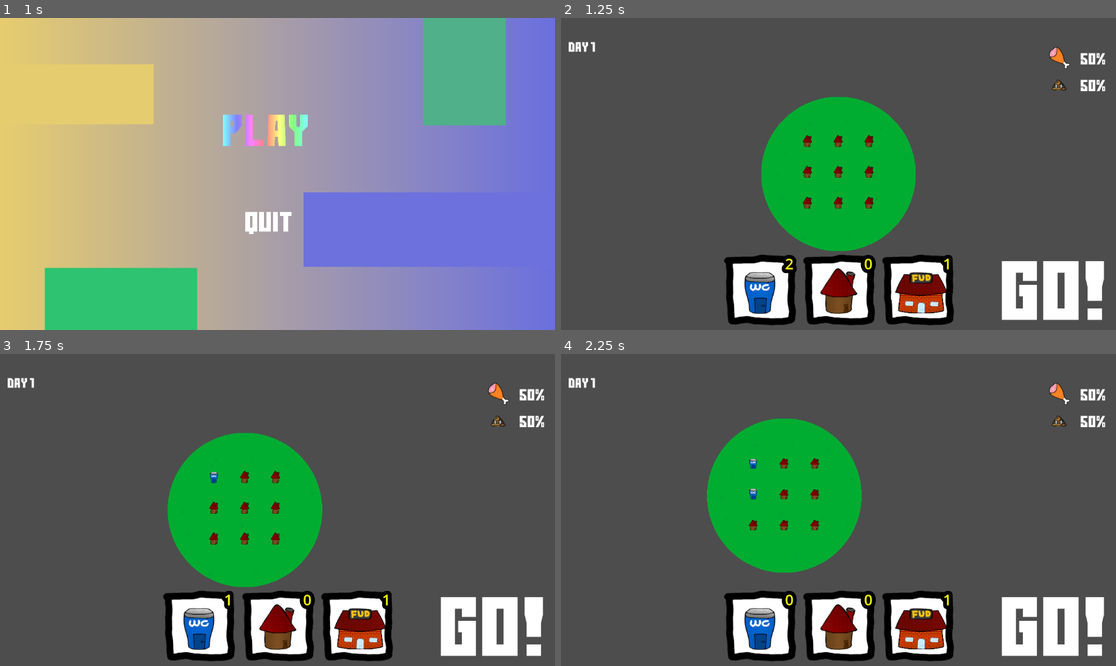
Above: before the commit, frames 1-4 (two rows, left to right).
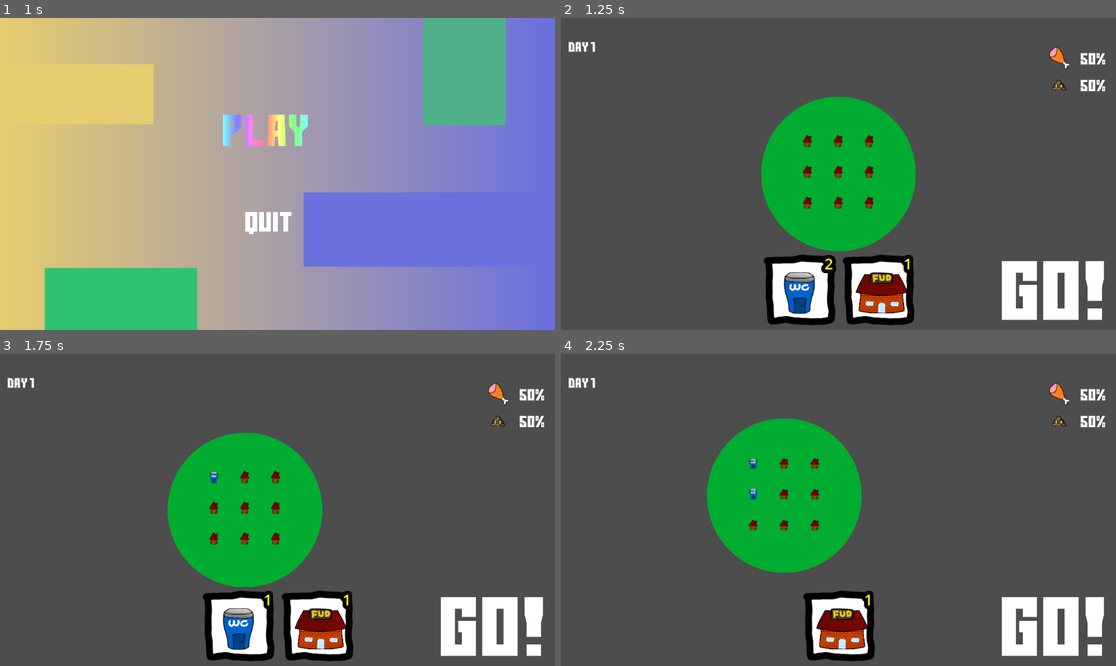
Above: after the commit, the same moments.

Repository: Viggzta/gmtk-jam-2024
Game: Godot game, scene res://main_menu.tscn
The game is run twice, just before and just after one commit, with the same random seed, the same clock (stepped at 60 frames per second) and the same inputs. Sound files missing from this copy of the repository are replaced by a short silence.
Inputs (mouse positions are in pixels of both pictures, inside the frame that each line leads up to):
- Up to frame 1 (1 s): click (271, 130) at 0.5 s
- Up to frame 2 (1.25 s): no input
- Up to frame 3 (1.75 s): tap Enter at 1.25 s; move the mouse to (244, 478) at 1.27 s; press the mouse at (244, 478) at 1.28 s; hold D (right) from 1.28 s (still down)
- Up to frame 4 (2.25 s): move the mouse to (755, 510) at 2.02 s; release D (right) at 2.03 s; release the mouse at (755, 510) at 2.03 s; hold S (down) from 2.03 s (still down); click (755, 510) at 2.1 s

Frame 1 is identical in both runs. In frame 2, 7.2% of the frame differs, in the area x 29-71%, y 75-99%; in frame 3, 7.2%; in frame 4, 6.3%.

Commit message:
Hide buttons when unusable

Diff:
--- a/src/scenes/ui/action_bar.gd
+++ b/src/scenes/ui/action_bar.gd
@@ -10,7 +10,6 @@
 
 func _ready() -> void:
 	_init_building_button(BAJA_MAJA, BuildingType.Type.ShitHouse)
-	_init_building_button(HOUSE, BuildingType.Type.House)
 	_init_building_button(DONKEN, BuildingType.Type.Donken)
 
 func _init_building_button(resource : Resource, building_type : BuildingType.Type) -> void:
--- a/src/scenes/ui/action_button.gd
+++ b/src/scenes/ui/action_button.gd
@@ -28,6 +28,10 @@
 	_hoover = false
 
 func set_level_count(count : int) -> void:
+	if count <= 0:
+		hide()
+	else:
+		show()
 	$Count.text = str(count)
 
 func _on_pressed() -> void:
